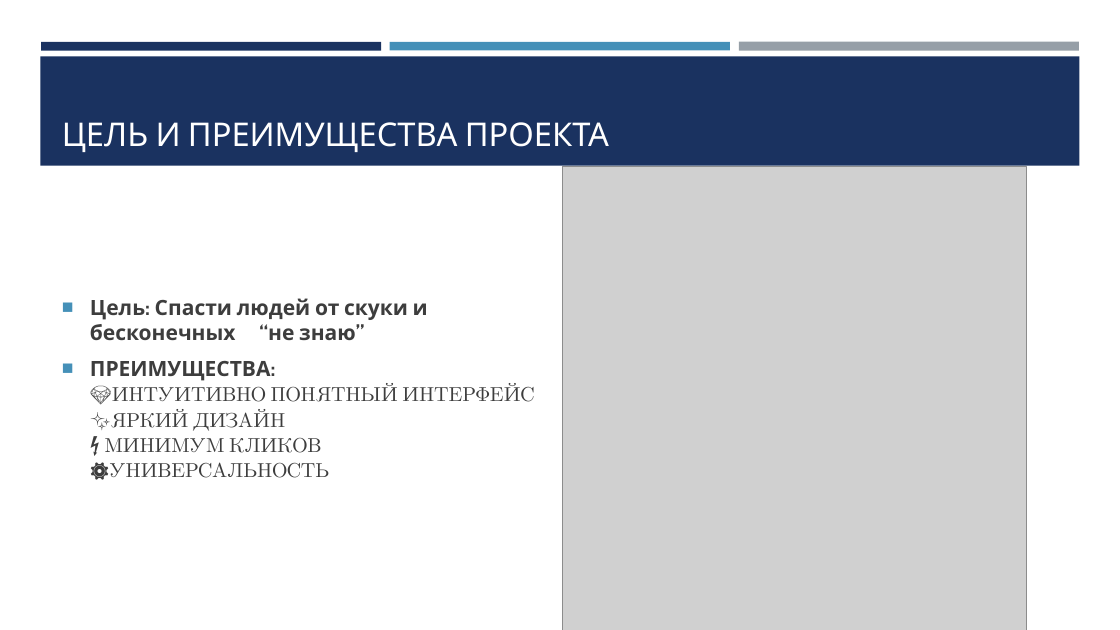
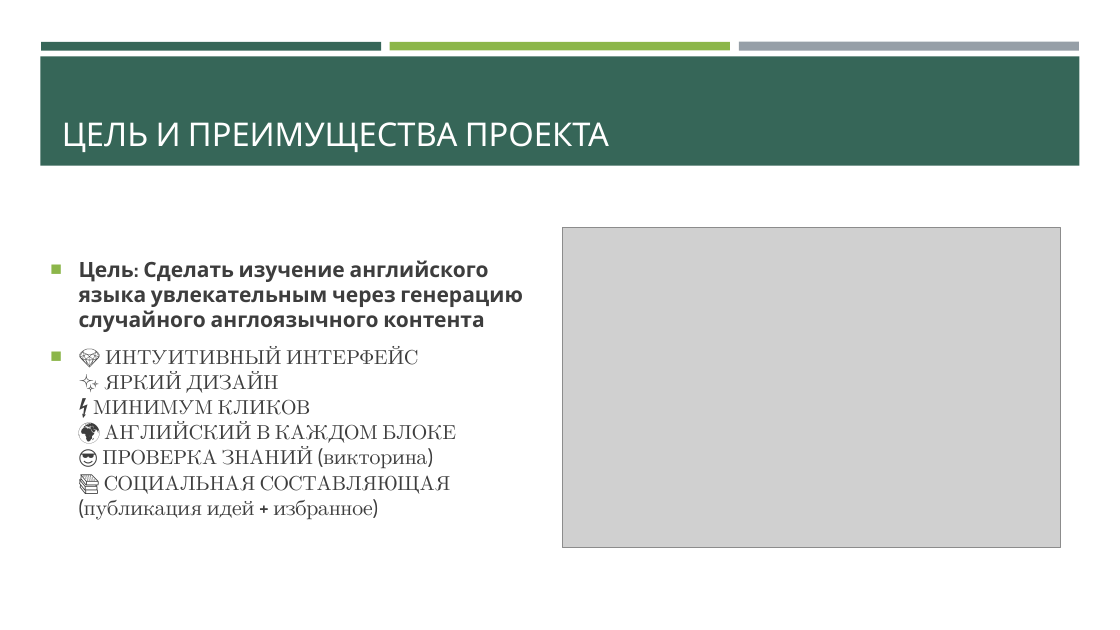
Before and after one commit to xexever/WEB-API-PROJECT, a slide deck: slide 3 of DecisionRandomizer1.pptx. Drawn at 1120x630 pixels with LibreOffice and Linux fonts; fonts in the diff are those of the drawing; grey boxes stand for pictures. Boxes give left, top, right and bottom in pixels: in the first picture for what was removed or moved away, otherwise in the second. Text is boxed around its words. In the diff, an @@ line names an element or a change of style, - is before the commit and + after.

```diff
--- a/DecisionRandomizer1.pptx
+++ b/DecisionRandomizer1.pptx
@@ rectangle at bbox=[40, 56, 1080, 166]: fill #1A3260 to #366658 @@
@@ rectangle at bbox=[41, 42, 381, 50]: fill #1A3260 to #366658 @@
@@ rectangle at bbox=[390, 42, 730, 50]: fill #4590B8 to #8CB64A @@
@@ picture: place and size @@
-picture at bbox=[562, 166, 1026, 630]
+picture at bbox=[562, 228, 1060, 548]
@@ text at bbox=[79, 260, 523, 520]: text changed @@
-■ Цель: Спасти людей от скуки и бесконечных “не знаю”
-■ ПРЕИМУЩЕСТВА:
-  💎ИНТУИТИВНО ПОНЯТНЫЙ ИНТЕРФЕЙС
-  ✨ЯРКИЙ ДИЗАЙН
-  ⚡ МИНИМУМ КЛИКОВ
-  ⚙УНИВЕРСАЛЬНОСТЬ
+■ Цель: Сделать изучение английского языка увлекательным через генерацию случайного англоязычного контента
+■ 💎 ИНТУИТИВНЫЙ ИНТЕРФЕЙС
+  ✨ ЯРКИЙ ДИЗАЙН
+  ⚡ МИНИМУМ КЛИКОВ
+  🌍 АНГЛИЙСКИЙ В КАЖДОМ БЛОКЕ
+  😎 ПРОВЕРКА ЗНАНИЙ (викторина)
+  📚 СОЦИАЛЬНАЯ СОСТАВЛЯЮЩАЯ (публикация идей + избранное)
```
Also in this commit, not shown: 5 other slides changed, 1 slide added, 7 other files.
